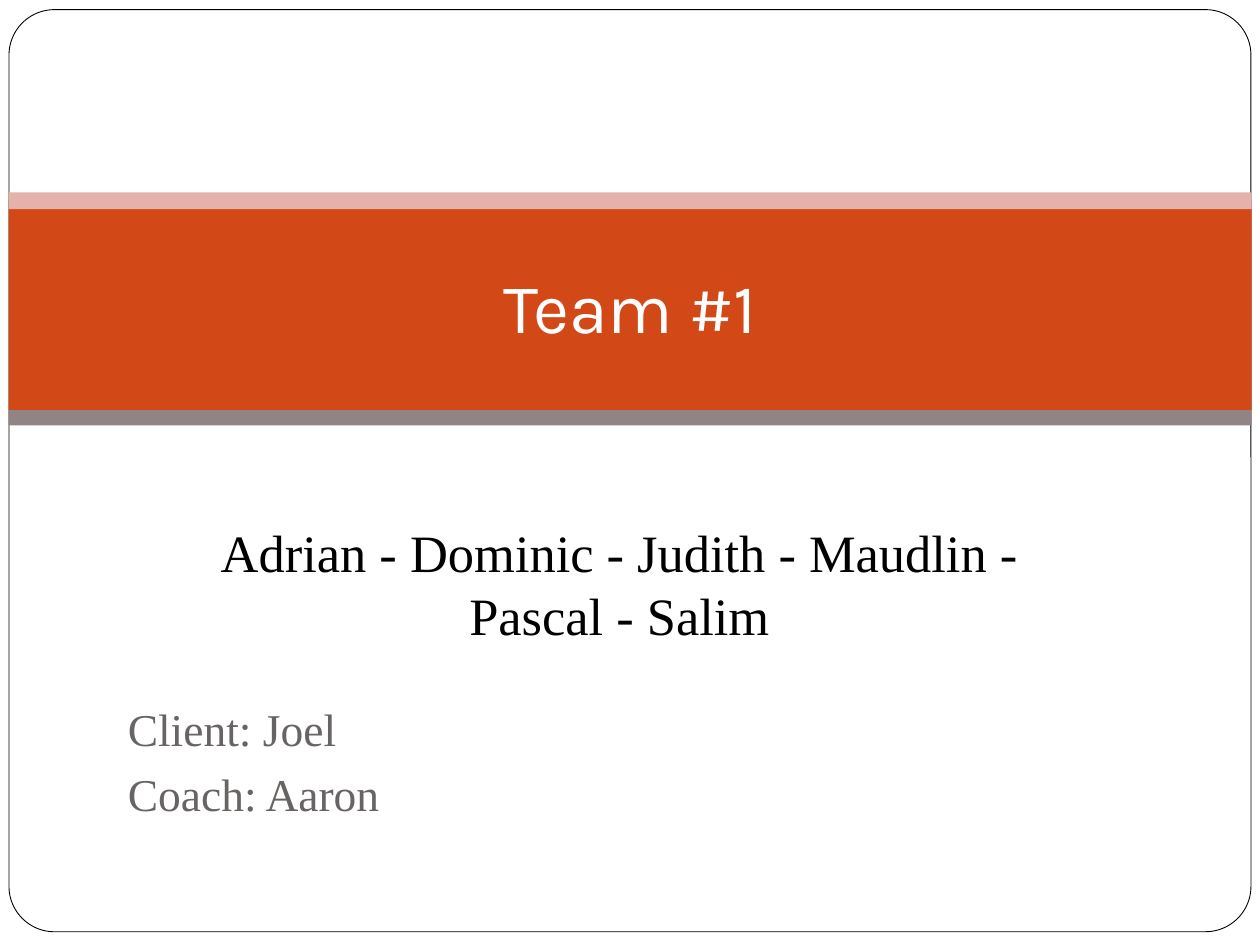
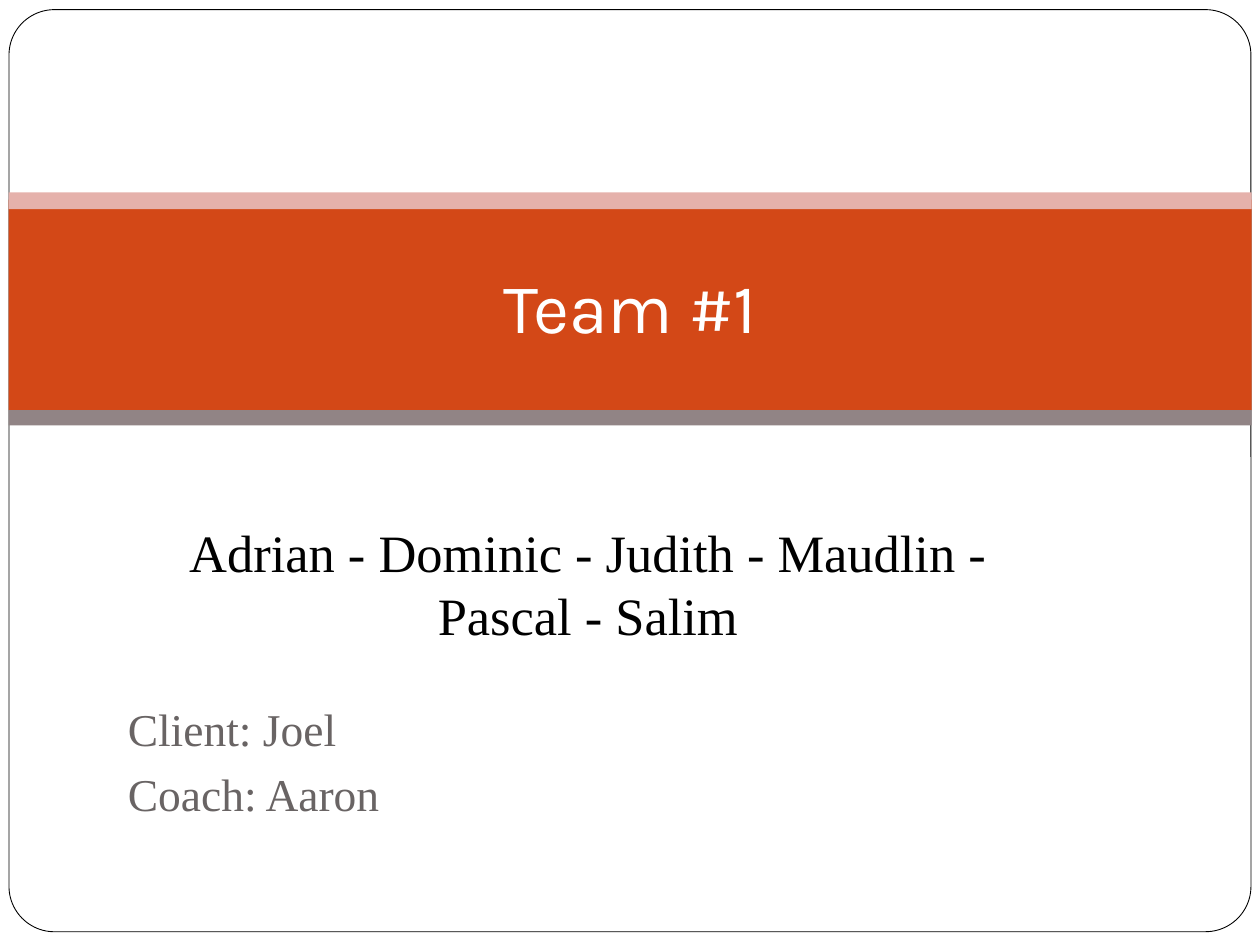
Before and after one commit to ese-unibe-ch/ese2012-team1, a slide deck: slide 2 of presentation/team1.pptx (slide 1 before the commit). Drawn at 1260x945 pixels with LibreOffice and Linux fonts; fonts in the diff are those of the drawing; background and template pictures are left out. Boxes give left, top, right and bottom in pixels: in the first picture for what was removed or moved away, otherwise in the second. Text is boxed around its words. In the diff, an @@ line names an element or a change of style, - is before the commit and + after.

```diff
--- a/presentation/team1.pptx
+++ b/presentation/team1.pptx
@@ subtitle "Adrian - Dominic - Judith ..." moved from (x1=221, y1=535, x2=987, y2=636) to (x1=189, y1=535, x2=956, y2=636) @@
```
Also in this commit, not shown: 2 slides added, 1 slide removed, 1 other file.
